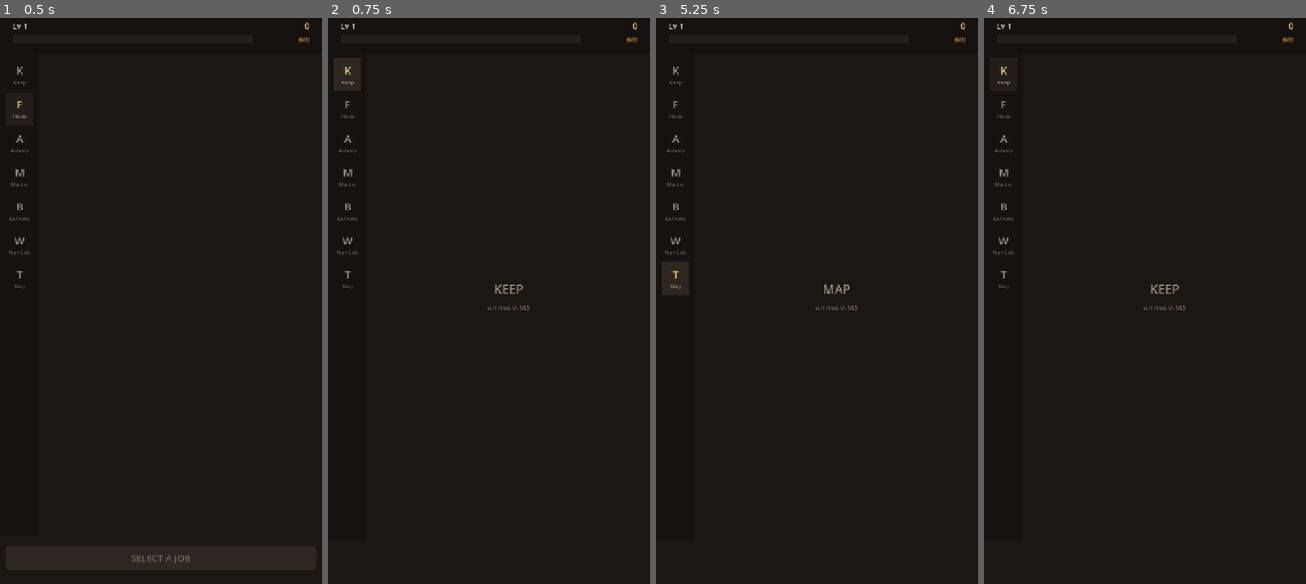
Above: before the commit, frames 1-4 (left to right).
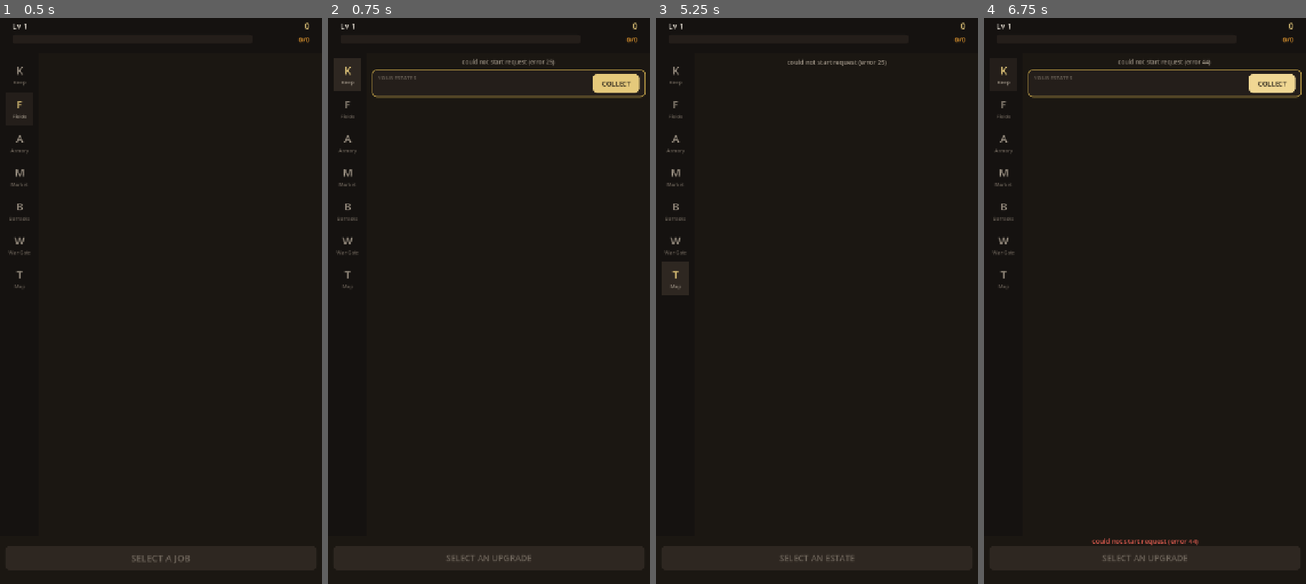
Above: after the commit, the same moments.

Repository: yigitkarabulut0/Emperors
Game: Godot game, scene res://scenes/shell/shell.tscn
Two runs of this game, one before a commit and one after it. Both use one fixed random seed, a clock stepped at 60 frames per second and the inputs below. This scene is started directly instead of the project's main scene.
Inputs (mouse positions are in pixels of both pictures, inside the frame that each line leads up to):
- Up to frame 1 (0.5 s): no input
- Up to frame 2 (0.75 s): click (347, 74) at 0.52 s
- Up to frame 3 (5.25 s): click (675, 108) at 1.27 s; click (675, 142) at 2.02 s; click (675, 176) at 2.77 s; click (675, 210) at 3.52 s; click (675, 244) at 4.27 s; click (675, 278) at 5.02 s
- Up to frame 4 (6.75 s): click (1003, 74) at 5.77 s; click (1270, 85) at 6.5 s, where only the run after the commit has a clickable "COLLECT"

Frame 1 is identical in both runs. In frame 2, 1.6% of the frame differs, in the area x 13-99%, y 7-97%; in frame 3, 0.5%; in frame 4, 1.8%.

Commit message:
client: M5 Keep and Map — all seven sections now implemented
proof/M5/ has both against a live server. The Keep shows the estate card
("31.9 gold/hour, 0 waiting") above the eleven-node Family tree with levels,
effects and prices; the Map shows a Wheat Farm at 2/10 earning 2.0 gold/hour
with every later holding greyed and labelled with its unlock level.

Both trees are the same shape — name, level, effect, next price — so they share
one EstateRow rather than each growing a near-identical copy.

Idle income is shown per HOUR everywhere, never per second. At level 5 the rate
is 0.008 gold a second, which reads as nothing and makes the whole system look
broken; the same number per hour reads as a reason to come back.

Two small client fixes: a stray discard statement GDScript would not parse, and
a new class_name needs an explicit --import before Godot registers it as a
global, which is worth remembering because the failure looks like a typo.

Co-Authored-By: Claude Opus 5 (1M context) <noreply@anthropic.com>

Diff:
--- a/client/scenes/shell/shell.gd
+++ b/client/scenes/shell/shell.gd
@@ -7,13 +7,13 @@
 ## the thumb reaches comfortably, and this game is mostly one repeated tap.
 
 const SECTIONS := [
-	{"id": "family",    "glyph": "K", "label": "Keep",     "milestone": "M5"},
+	{"id": "family",    "glyph": "K", "label": "Keep",     "milestone": ""},
 	{"id": "collect",   "glyph": "F", "label": "Fields",   "milestone": ""},
 	{"id": "inventory", "glyph": "A", "label": "Armory",   "milestone": ""},
 	{"id": "shop",      "glyph": "M", "label": "Market",   "milestone": ""},
 	{"id": "soldiers",  "glyph": "B", "label": "Barracks", "milestone": ""},
 	{"id": "attack",    "glyph": "W", "label": "War Gate", "milestone": ""},
-	{"id": "territory", "glyph": "T", "label": "Map",      "milestone": "M5"},
+	{"id": "territory", "glyph": "T", "label": "Map",      "milestone": ""},
 ]
 
 const RAIL_WIDTH := 88
@@ -206,6 +206,8 @@
 		"inventory": "res://scenes/tabs/inventory.gd",
 		"soldiers": "res://scenes/tabs/barracks.gd",
 		"attack": "res://scenes/tabs/attack.gd",
+		"family": "res://scenes/tabs/keep.gd",
+		"territory": "res://scenes/tabs/territory.gd",
 	}
 	if TABS.has(id):
 		var tab: Node = load(TABS[id]).new()
--- /dev/null
+++ b/client/scenes/tabs/keep.gd
@@ -0,0 +1,194 @@
+extends VBoxContainer
+## The Keep: who you are, what your estate earns while you are away, and the
+## Family tree that makes everything else better.
+
+var _estates: Dictionary = {}
+var _selected := ""
+var _list: VBoxContainer
+var _stats: Label
+var _tax: Label
+var _tax_button: Button
+var _action: Button
+var _action_sub: Label
+var _busy := false
+
+
+func _ready() -> void:
+	add_theme_constant_override("separation", 8)
+
+	_stats = UI.label("", 13, Palette.TEXT_DIM, HORIZONTAL_ALIGNMENT_CENTER)
+	add_child(_stats)
+
+	var card := PanelContainer.new()
+	card.add_theme_stylebox_override("panel", UI.panel_box(Palette.PANEL, Palette.GOLD_DEEP))
+	add_child(card)
+	var crow := HBoxContainer.new()
+	crow.add_theme_constant_override("separation", 10)
+	card.add_child(crow)
+
+	var tcol := VBoxContainer.new()
+	tcol.size_flags_horizontal = Control.SIZE_EXPAND_FILL
+	tcol.add_theme_constant_override("separation", 1)
+	crow.add_child(tcol)
+	tcol.add_child(UI.label("YOUR ESTATES", 12, Palette.TEXT_FAINT))
+	_tax = UI.label("", 15, Palette.GOLD)
+	_tax.autowrap_mode = TextServer.AUTOWRAP_WORD_SMART
+	tcol.add_child(_tax)
+
+	_tax_button = UI.button("COLLECT", 15)
+	_tax_button.custom_minimum_size = Vector2(104, 42)
+	_tax_button.size_flags_vertical = Control.SIZE_SHRINK_CENTER
+	_tax_button.pressed.connect(_claim_tax)
+	crow.add_child(_tax_button)
+
+	var scroll := ScrollContainer.new()
+	scroll.size_flags_vertical = Control.SIZE_EXPAND_FILL
+	scroll.horizontal_scroll_mode = ScrollContainer.SCROLL_MODE_DISABLED
+	add_child(scroll)
+	_list = VBoxContainer.new()
+	_list.size_flags_horizontal = Control.SIZE_EXPAND_FILL
+	_list.add_theme_constant_override("separation", 6)
+	scroll.add_child(_list)
+
+	GameState.changed.connect(_rebuild)
+	_reload()
+
+
+func mount_action_bar(host: Control) -> void:
+	var col := VBoxContainer.new()
+	col.add_theme_constant_override("separation", 2)
+	host.add_child(col)
+	_action = UI.button("SELECT AN UPGRADE", 19)
+	_action.custom_minimum_size = Vector2(0, 54)
+	_action.pressed.connect(_buy)
+	col.add_child(_action)
+	_action_sub = UI.label("", 12, Palette.TEXT_FAINT, HORIZONTAL_ALIGNMENT_CENTER)
+	col.add_child(_action_sub)
+	_refresh_action()
+
+
+func _reload() -> void:
+	var res: Api.Response = await Api.get_json("/v1/estates")
+	if not res.ok:
+		_stats.text = res.error
+		return
+	_estates = res.data
+	_rebuild()
+
+
+func _rebuild() -> void:
+	if _estates.is_empty():
+		return
+
+	var p := GameState.player()
+	_stats.text = "Level %d     %s / %s xp     %d unspent points" % [
+		int(p.get("level", 1)), UI.number(int(p.get("xp", 0))),
+		UI.number(int(p.get("xp_to_next", 0))), int(p.get("stat_points_unspent", 0))]
+
+	var tax: Dictionary = _estates.get("tax", {})
+	var per_hour := float(int(tax.get("per_hour_milli", 0))) / 1000.0
+	var pending := int(tax.get("pending", 0))
+	# Per hour, never per second: a rate of 0.008 gold a second reads as nothing.
+	_tax.text = "%.1f gold/hour   ·   %s waiting" % [per_hour, UI.number(pending)]
+	_tax_button.disabled = pending <= 0 or _busy
+
+	var gold := GameState.display_gold()
+	var upgrades: Array = _estates.get("upgrades", [])
+	if _list.get_child_count() != upgrades.size():
+		for c in _list.get_children():
+			c.queue_free()
+		for u in upgrades:
+			var row := EstateRow.new(str(u.get("id", "")))
+			row.pressed.connect(_select.bind(str(u.get("id", ""))))
+			_list.add_child(row)
+
+	var i := 0
+	for u in upgrades:
+		var row: EstateRow = _list.get_child(i)
+		i += 1
+		var lv := int(u.get("level", 0))
+		var effect := ""
+		if lv > 0:
+			effect = _describe(str(u.get("bucket", "")), int(u.get("effect_now", 0)))
+		row.refresh(str(u.get("name", "")), str(u.get("blurb", "")),
+			lv, int(u.get("max_level", 0)), effect, int(u.get("next_cost", 0)),
+			false, "", gold >= int(u.get("next_cost", 0)),
+			str(u.get("id", "")) == _selected)
+
+	_refresh_action()
+
+
+## Turns a bucket and a raw amount into something a player can read.
+func _describe(bucket: String, amount: int) -> String:
+	match bucket:
+		"max_energy_flat":
+			return "now +%d max energy" % amount
+		_:
+			return "now +%.0f%%" % (amount / 100.0)
+
+
+func _select(id: String) -> void:
+	_selected = id
+	_rebuild()
+
+
+func _selected_upgrade() -> Dictionary:
+	for u in _estates.get("upgrades", []):
+		if str(u.get("id", "")) == _selected:
+			return u
+	return {}
+
+
+func _refresh_action() -> void:
+	if _action == null:
+		return
+	var u := _selected_upgrade()
+	if u.is_empty() or _busy:
+		_action.text = "…" if _busy else "SELECT AN UPGRADE"
+		_action.disabled = true
+		_action_sub.text = ""
+		return
+	if bool(u.get("maxed", false)):
+		_action.text = "%s IS MAXED" % str(u.get("name", "")).to_upper()
+		_action.disabled = true
+		_action_sub.text = ""
+		return
+	var cost := int(u.get("next_cost", 0))
+	var can := GameState.display_gold() >= cost
+	_action.text = "%s  —  %s" % [str(u.get("name", "")).to_upper(), UI.number(cost)]
+	_action.disabled = not can
+	_action_sub.text = "level %d to %d" % [int(u.get("level", 0)), int(u.get("level", 0)) + 1] if can \
+		else "not enough gold"
+
+
+func _buy() -> void:
+	var u := _selected_upgrade()
+	if u.is_empty() or _busy:
+		return
+	_busy = true
+	_refresh_action()
+	var res: Api.Response = await Api.post_json("/v1/estates/upgrade",
+		{"id": _selected, "action_seq": int(GameState.player().get("action_seq", 0)) + 1})
+	_busy = false
+	if not res.ok:
+		GameState.action_failed.emit(res.error)
+	else:
+		_estates = res.data
+	await GameState.refresh()
+	_rebuild()
+
+
+func _claim_tax() -> void:
+	if _busy:
+		return
+	_busy = true
+	var res: Api.Response = await Api.post_json("/v1/estates/tax/claim",
+		{"action_seq": int(GameState.player().get("action_seq", 0)) + 1})
+	_busy = false
+	if not res.ok:
+		GameState.action_failed.emit(res.error)
+	else:
+		GameState.action_failed.emit("Collected %s gold from your estates" %
+			UI.number(int(res.data.get("collected", 0))))
+	await GameState.refresh()
+	await _reload()
--- /dev/null
+++ b/client/scenes/tabs/territory.gd
@@ -0,0 +1,148 @@
+extends VBoxContainer
+## The Map Table: the estates that earn while you are away.
+##
+## Territory is the income engine. Unlike the Family tree — which is deliberately
+## bottomless — holdings are priced to pay for themselves in a couple of weeks,
+## so building them is a real investment rather than a vanity sink.
+
+var _estates: Dictionary = {}
+var _selected := ""
+var _list: VBoxContainer
+var _header: Label
+var _action: Button
+var _action_sub: Label
+var _busy := false
+
+
+func _ready() -> void:
+	add_theme_constant_override("separation", 8)
+	_header = UI.label("Surveying your lands…", 14, Palette.TEXT_DIM, HORIZONTAL_ALIGNMENT_CENTER)
+	_header.autowrap_mode = TextServer.AUTOWRAP_WORD_SMART
+	add_child(_header)
+
+	var scroll := ScrollContainer.new()
+	scroll.size_flags_vertical = Control.SIZE_EXPAND_FILL
+	scroll.horizontal_scroll_mode = ScrollContainer.SCROLL_MODE_DISABLED
+	add_child(scroll)
+	_list = VBoxContainer.new()
+	_list.size_flags_horizontal = Control.SIZE_EXPAND_FILL
+	_list.add_theme_constant_override("separation", 6)
+	scroll.add_child(_list)
+
+	GameState.changed.connect(_rebuild)
+	_reload()
+
+
+func mount_action_bar(host: Control) -> void:
+	var col := VBoxContainer.new()
+	col.add_theme_constant_override("separation", 2)
+	host.add_child(col)
+	_action = UI.button("SELECT AN ESTATE", 19)
+	_action.custom_minimum_size = Vector2(0, 54)
+	_action.pressed.connect(_buy)
+	col.add_child(_action)
+	_action_sub = UI.label("", 12, Palette.TEXT_FAINT, HORIZONTAL_ALIGNMENT_CENTER)
+	col.add_child(_action_sub)
+	_refresh_action()
+
+
+func _reload() -> void:
+	var res: Api.Response = await Api.get_json("/v1/estates")
+	if not res.ok:
+		_header.text = res.error
+		return
+	_estates = res.data
+	_rebuild()
+
+
+func _rebuild() -> void:
+	if _estates.is_empty():
+		return
+
+	var tax: Dictionary = _estates.get("tax", {})
+	var per_hour := float(int(tax.get("per_hour_milli", 0))) / 1000.0
+	_header.text = "Your lands earn %.1f gold/hour, and hold up to %d hours while you are away." % [
+		per_hour, int(tax.get("cap_seconds", 0)) / 3600]
+
+	var holdings: Array = _estates.get("holdings", [])
+	var gold := GameState.display_gold()
+
+	if _list.get_child_count() != holdings.size():
+		for c in _list.get_children():
+			c.queue_free()
+		for h in holdings:
+			var row := EstateRow.new(str(h.get("id", "")))
+			row.pressed.connect(_select.bind(str(h.get("id", ""))))
+			_list.add_child(row)
+
+	var i := 0
+	for h in holdings:
+		var row: EstateRow = _list.get_child(i)
+		i += 1
+		var lv := int(h.get("level", 0))
+		var yield_hr := float(int(h.get("yield_per_hour_milli", 0))) / 1000.0
+		var effect := "" if lv == 0 else "earning %.1f gold/hour" % yield_hr
+		var locked := not bool(h.get("unlocked", false))
+		row.refresh(str(h.get("name", "")),
+			"An estate that pays while you are away.",
+			lv, int(h.get("max_level", 0)), effect, int(h.get("next_cost", 0)),
+			locked, "unlocks at level %d" % int(h.get("unlock_level", 0)),
+			gold >= int(h.get("next_cost", 0)), str(h.get("id", "")) == _selected)
+	_refresh_action()
+
+
+func _select(id: String) -> void:
+	_selected = id
+	_rebuild()
+
+
+func _selected_holding() -> Dictionary:
+	for h in _estates.get("holdings", []):
+		if str(h.get("id", "")) == _selected:
+			return h
+	return {}
+
+
+func _refresh_action() -> void:
+	if _action == null:
+		return
+	var h := _selected_holding()
+	if h.is_empty() or _busy:
+		_action.text = "…" if _busy else "SELECT AN ESTATE"
+		_action.disabled = true
+		_action_sub.text = ""
+		return
+	if bool(h.get("maxed", false)):
+		_action.text = "%s IS FULLY BUILT" % str(h.get("name", "")).to_upper()
+		_action.disabled = true
+		_action_sub.text = ""
+		return
+
+	var cost := int(h.get("next_cost", 0))
+	var can := GameState.display_gold() >= cost and bool(h.get("unlocked", false))
+	var verb := "BUILD" if int(h.get("level", 0)) == 0 else "EXPAND"
+	_action.text = "%s %s  —  %s" % [verb, str(h.get("name", "")).to_upper(), UI.number(cost)]
+	_action.disabled = not can
+	if not bool(h.get("unlocked", false)):
+		_action_sub.text = "unlocks at level %d" % int(h.get("unlock_level", 0))
+	elif not can:
+		_action_sub.text = "not enough gold"
+	else:
+		_action_sub.text = "level %d to %d" % [int(h.get("level", 0)), int(h.get("level", 0)) + 1]
+
+
+func _buy() -> void:
+	var h := _selected_holding()
+	if h.is_empty() or _busy:
+		return
+	_busy = true
+	_refresh_action()
+	var res: Api.Response = await Api.post_json("/v1/estates/holding",
+		{"id": _selected, "action_seq": int(GameState.player().get("action_seq", 0)) + 1})
+	_busy = false
+	if not res.ok:
+		GameState.action_failed.emit(res.error)
+	else:
+		_estates = res.data
+	await GameState.refresh()
+	_rebuild()
--- /dev/null
+++ b/client/scripts/ui/estate_row.gd
@@ -0,0 +1,92 @@
+class_name EstateRow
+extends Button
+## One upgradeable thing — a Family upgrade or a Territory holding.
+##
+## Both trees are the same shape (name, level, effect, next price), so they share
+## a row rather than each growing their own near-identical copy.
+
+var id := ""
+
+var _name: Label
+var _blurb: Label
+var _effect: Label
+var _cost: Label
+var _level: Label
+
+
+func _init(p_id: String) -> void:
+	id = p_id
+	custom_minimum_size = Vector2(0, 82)
+	focus_mode = Control.FOCUS_NONE
+
+
+func _ready() -> void:
+	var margin := MarginContainer.new()
+	margin.mouse_filter = Control.MOUSE_FILTER_IGNORE
+	margin.set_anchors_preset(Control.PRESET_FULL_RECT)
+	for side in ["left", "right"]:
+		margin.add_theme_constant_override("margin_" + side, 12)
+	add_child(margin)
+
+	var row := HBoxContainer.new()
+	row.add_theme_constant_override("separation", 10)
+	margin.add_child(row)
+
+	_level = UI.label("", 15, Palette.GOLD_DEEP)
+	_level.custom_minimum_size = Vector2(46, 0)
+	_level.size_flags_vertical = Control.SIZE_SHRINK_CENTER
+	row.add_child(_level)
+
+	var col := VBoxContainer.new()
+	col.size_flags_horizontal = Control.SIZE_EXPAND_FILL
+	col.alignment = BoxContainer.ALIGNMENT_CENTER
+	col.add_theme_constant_override("separation", 1)
+	row.add_child(col)
+
+	_name = UI.label("", 17, Palette.TEXT)
+	col.add_child(_name)
+	_blurb = UI.label("", 12, Palette.TEXT_FAINT)
+	_blurb.autowrap_mode = TextServer.AUTOWRAP_WORD_SMART
+	col.add_child(_blurb)
+	_effect = UI.label("", 13, Palette.SUCCESS)
+	col.add_child(_effect)
+
+	_cost = UI.label("", 16, Palette.GOLD, HORIZONTAL_ALIGNMENT_RIGHT)
+	_cost.size_flags_vertical = Control.SIZE_SHRINK_CENTER
+	_cost.custom_minimum_size = Vector2(72, 0)
+	row.add_child(_cost)
+
+
+## `effect` describes what the current level already does; `next` what the next
+## level would add. Showing both is what makes an upgrade legible before buying.
+func refresh(name: String, blurb: String, level: int, max_level: int,
+		effect: String, cost: int, locked: bool, lock_reason: String,
+		affordable: bool, selected: bool) -> void:
+	_name.text = name
+	_name.add_theme_color_override("font_color", Palette.TEXT if not locked else Palette.TEXT_FAINT)
+	_blurb.text = blurb if not locked else lock_reason
+	_level.text = "%d/%d" % [level, max_level]
+	_effect.text = effect
+	_effect.visible = effect != ""
+
+	var maxed := level >= max_level
+	if maxed:
+		_cost.text = "MAX"
+		_cost.add_theme_color_override("font_color", Palette.SUCCESS)
+	elif locked:
+		_cost.text = "—"
+		_cost.add_theme_color_override("font_color", Palette.TEXT_FAINT)
+	else:
+		_cost.text = UI.number(cost)
+		_cost.add_theme_color_override("font_color", Palette.GOLD if affordable else Palette.DANGER)
+
+	var border := Palette.GOLD_DEEP if selected else Color.TRANSPARENT
+	var bg := Palette.PANEL
+	if locked:
+		bg = Palette.BG
+	elif selected:
+		bg = Palette.PANEL_HIGH
+	add_theme_stylebox_override("normal", UI.panel_box(bg, border))
+	add_theme_stylebox_override("hover", UI.panel_box(Palette.PANEL_HIGH, border))
+	add_theme_stylebox_override("pressed", UI.panel_box(Palette.PANEL, border))
+	disabled = locked or maxed
Not shown, added: client/assets/items/armor_02_common.png.import
Not shown, added: client/assets/items/armor_02_epic.png.import
Not shown, added: client/assets/items/armor_02_legendary.png.import
Not shown, added: client/assets/items/armor_02_mystic.png.import
Not shown, added: client/assets/items/armor_02_rare.png.import
Not shown, added: client/assets/items/armor_02_special.png.import
Not shown, added: client/assets/items/armor_02_uncommon.png.import
Not shown, added: client/assets/items/armor_03_common.png.import
Not shown, added: client/assets/items/armor_03_epic.png.import
Not shown, added: client/assets/items/armor_03_legendary.png.import
Not shown, added: client/assets/items/armor_03_mystic.png.import
Not shown, added: client/assets/items/armor_03_rare.png.import
(and 37 more such lines)
